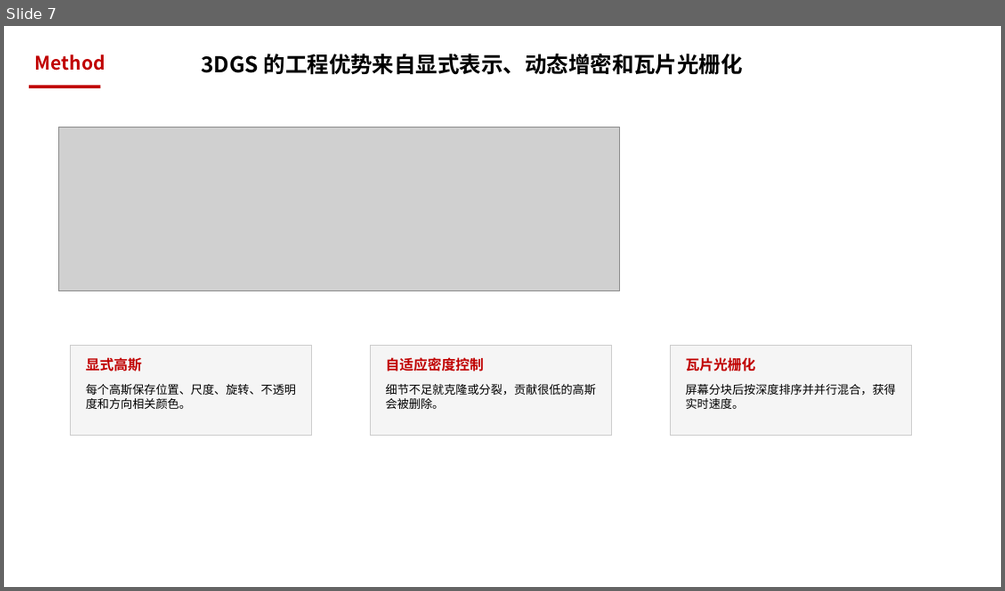
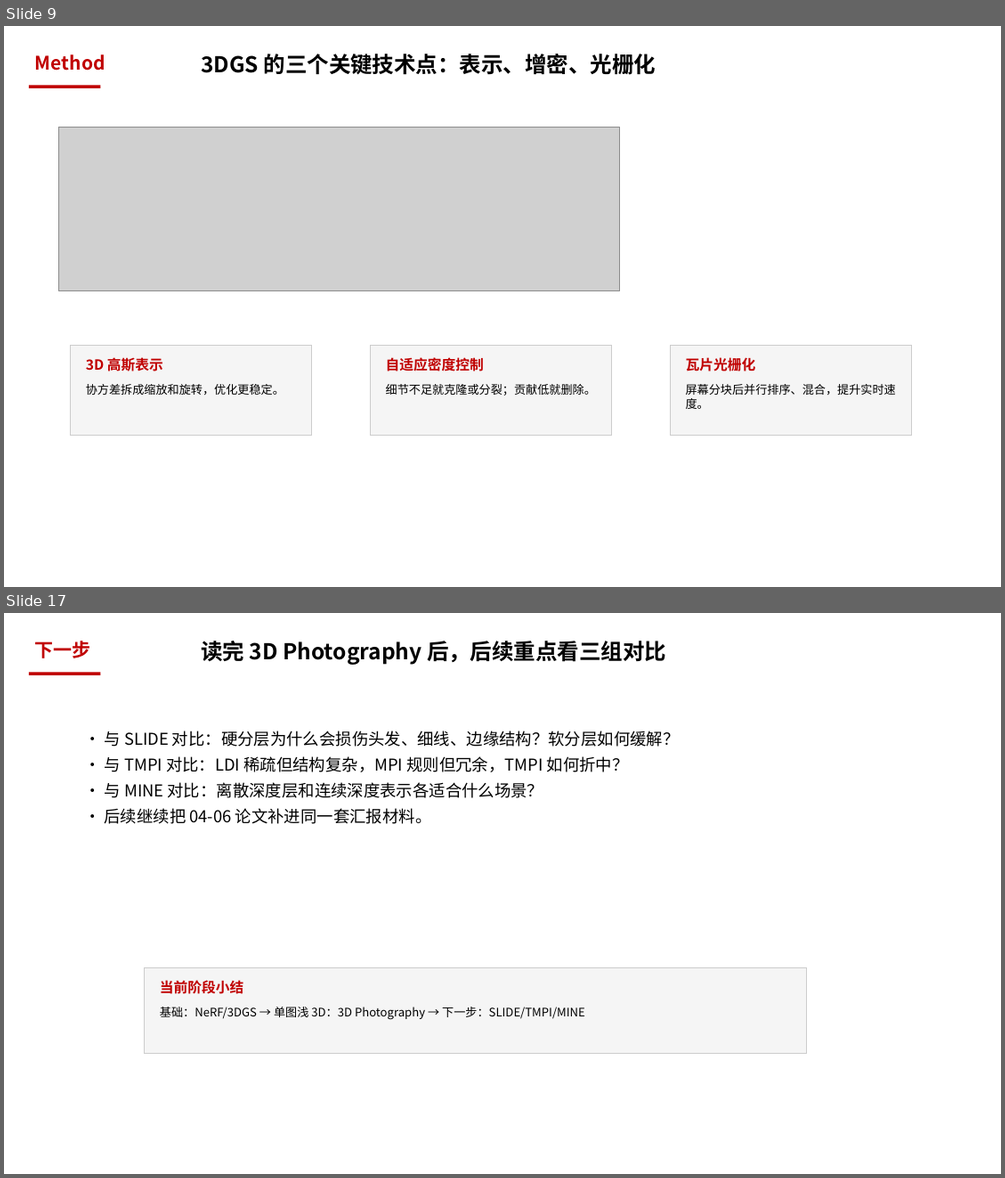
Before and after one commit to mengmcy1/gastric-cbm, a slide deck: 汇报/论文总结7.10_NeRF与3DGS_基础汇报.pptx. Shown one above the other, each under a label of ours: slide 7 before the commit, slides 9 and 17 after it; the slides between them are not shown. The pictures are 1005x591 and 1005x1178 pixels, drawn with LibreOffice and Linux fonts; fonts in the diff are those of the drawing; grey boxes stand for pictures. Boxes give left, top, right and bottom in pixels: in the first picture for what was removed or moved away, otherwise in the second. Text is boxed around its words. In the diff, an @@ line names an element or a change of style, - is before the commit and + after.

Commit message:
更新 AGENTS.md、汇报讲稿与PPT、论文总结，清理旧笔记

```diff
--- a/汇报/论文总结7.10_NeRF与3DGS_基础汇报.pptx
+++ b/汇报/论文总结7.10_NeRF与3DGS_基础汇报.pptx
@@ slide 17 added at (4, 613, 1001, 1174), background #FFFFFF @@
@@ text added at (35, 641, 91, 658), 24 pt, text #C00000, bold @@
+下一步
@@ text added at (201, 641, 666, 665), 28 pt, text #000000, bold @@
+读完 3D Photography 后，后续重点看三组对比
@@ rectangle added at (29, 673, 100, 676), fill #C00000 @@
@@ text added at (105, 730, 680, 824), 21 pt, text #000000 @@
+• 与 SLIDE 对比：硬分层为什么会损伤头发、细线、边缘结构？软分层如何缓解？
+• 与 TMPI 对比：LDI 稀疏但结构复杂，MPI 规则但冗余，TMPI 如何折中？
+• 与 MINE 对比：离散深度层和连续深度表示各适合什么场景？
+• 后续继续把 04-06 论文补进同一套汇报材料。
@@ rectangle added at (144, 967, 806, 1053), fill #F5F5F5, outline #CCCCCC 1 pt @@
@@ text added at (160, 980, 243, 994), 18 pt, text #C00000, bold @@
+当前阶段小结
@@ text added at (160, 1006, 585, 1020), 15 pt, text #000000 @@
+基础：NeRF/3DGS → 单图浅 3D：3D Photography → 下一步：SLIDE/TMPI/MINE
@@ what was slide 7 is now slide 9 @@
@@ slide 9 changed as well @@
@@ text at (201, 54, 655, 75): text changed @@
-3DGS 的工程优势来自显式表示、动态增密和瓦片光栅化
+3DGS 的三个关键技术点：表示、增密、光栅化
@@ text at (86, 357, 163, 371): text changed @@
-显式高斯
+3D 高斯表示
@@ text at (86, 384, 284, 394): text changed @@
-每个高斯保存位置、尺度、旋转、不透明度和方向相关颜色。
+协方差拆成缩放和旋转，优化更稳定。
@@ text at (386, 384, 596, 395): text changed @@
-细节不足就克隆或分裂，贡献很低的高斯会被删除。
+细节不足就克隆或分裂；贡献低就删除。
@@ text at (686, 384, 896, 409): text changed @@
-屏幕分块后按深度排序并并行混合，获得实时速度。
+屏幕分块后并行排序、混合，提升实时速度。
```
Also in this commit, not shown: 1 other slide changed, 14 other slides added, 8 slides removed, 15 other files.
